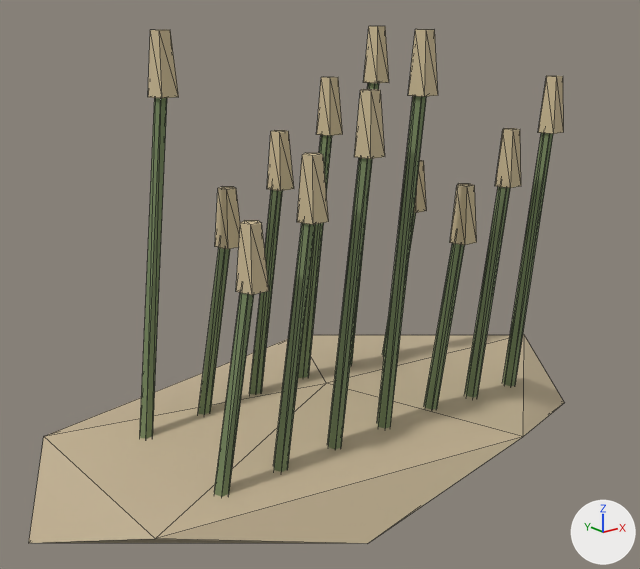
The glTF model public/assets/models/reed_bank.glb: old version first, new version second.
Both versions are drawn from a 50 mm camera at (-2.68, -3.3, 2.15) aimed at (-0.05, -0.01, 0.84). The lights are fixed; the arrows at lower right show +X, +Y and +Z. The picture after the commit comes second. Mesh edges are drawn as thin lines. Vertices at exactly the same position are counted once.

Before the edit, the objects in view are built like this:
```python
me_icosphere_112 = bpy.data.meshes.new('Icosphere.112')
me_icosphere_112.from_pydata(...)  # 298 vertices, 488 faces; spans x -1.61..1.61, y -0.89..0.89, z -0.11..2.06
me_icosphere_112.materials.append(mat_way_vertex_palette)
ob_reed_bank = bpy.data.objects.new('reed_bank', me_icosphere_112)
ob_reed_bank.location = (0.0, 0.0, 0.0)
```
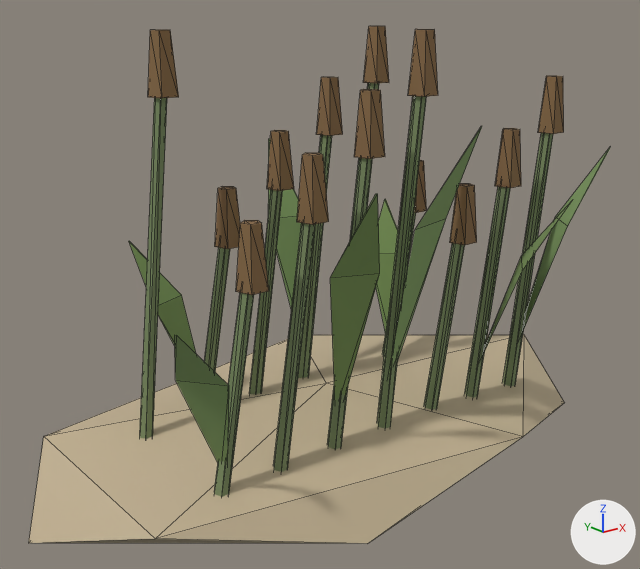
Where the change shows, as pixel boxes [x1, y1, x2, y2] in the pictures (640 x 569 px):
'reed_bank', reshaped (9% wider)
    before: [29, 26, 564, 543]
    after: [29, 26, 610, 543]
part 1 of me_icosphere_112, added
    after: [129, 126, 610, 463]
part 2 of me_icosphere_112, recoloured (beige to brown)
    both: [148, 26, 564, 295]

The edits, one by one:
me_icosphere_112 is used by ob_reed_bank; location (0.0, 0.0, 0.0).
me_icosphere_112 had 298 vertices, 488 faces and spanned x -1.61..1.61, y -0.89..0.89, z -0.11..2.06.
me_icosphere_112 now has 346 vertices, 520 faces and spans x -1.61..1.61, y -0.89..0.89, z -0.11..2.06.
Part 1, on me_icosphere_112:
48 vertices are added at x -1.25..1.28, y -0.86..0.61, z 0.3..1.69.
32 new faces join them.
me_icosphere_112 part 2: 208 kept faces spanning x -0.82..1.18, y -0.51..0.27, z 1.06..2.06 get new vertex colours; the middle colour goes from beige #cbbb95 to brown #846745.
